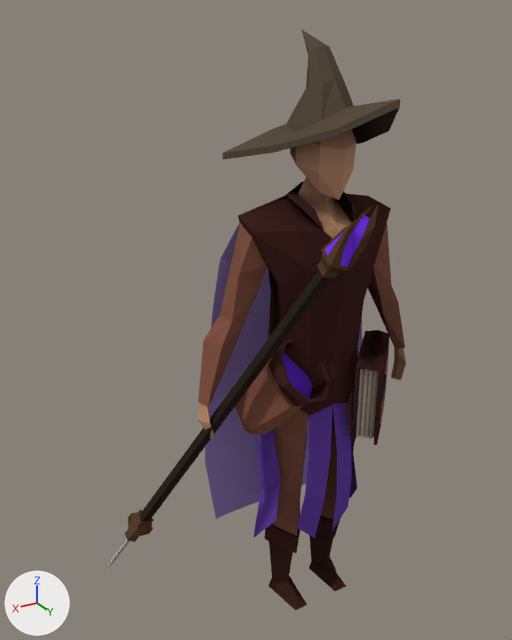
One commit to the Blender file Assets/Models/Character/Character.blend: the scene before it, then after it.
Rendered twice from a 50 mm camera at (1.114, 1.522, 1.769) aimed at (0.16, -0.068, 0.974). Every picture has the same lights, and +X, +Y and +Z are marked at lower left.

Objects in the first picture: 'Bag', 'Character', 'Grimoire', 'Staff'.
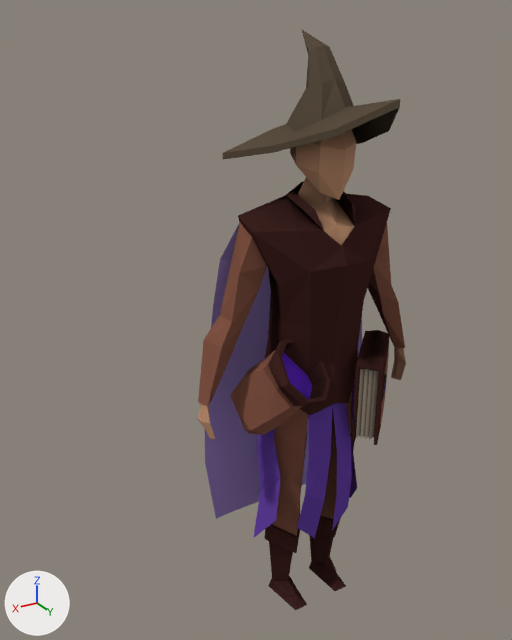
What changed in the scene script:
```text
Change ob_staff:
    add ob_staff.hide_set(True)
```

Location of each change, [x1, y1, x2, y2] in pixels of the pictures (512 x 640 px):
'Staff', hidden
    before: [107, 205, 378, 568]
